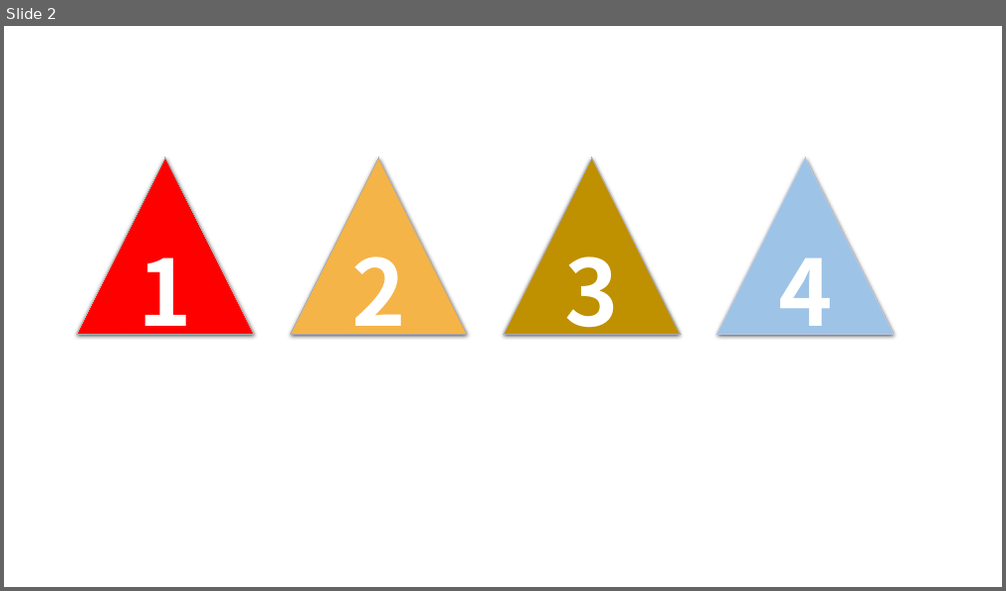
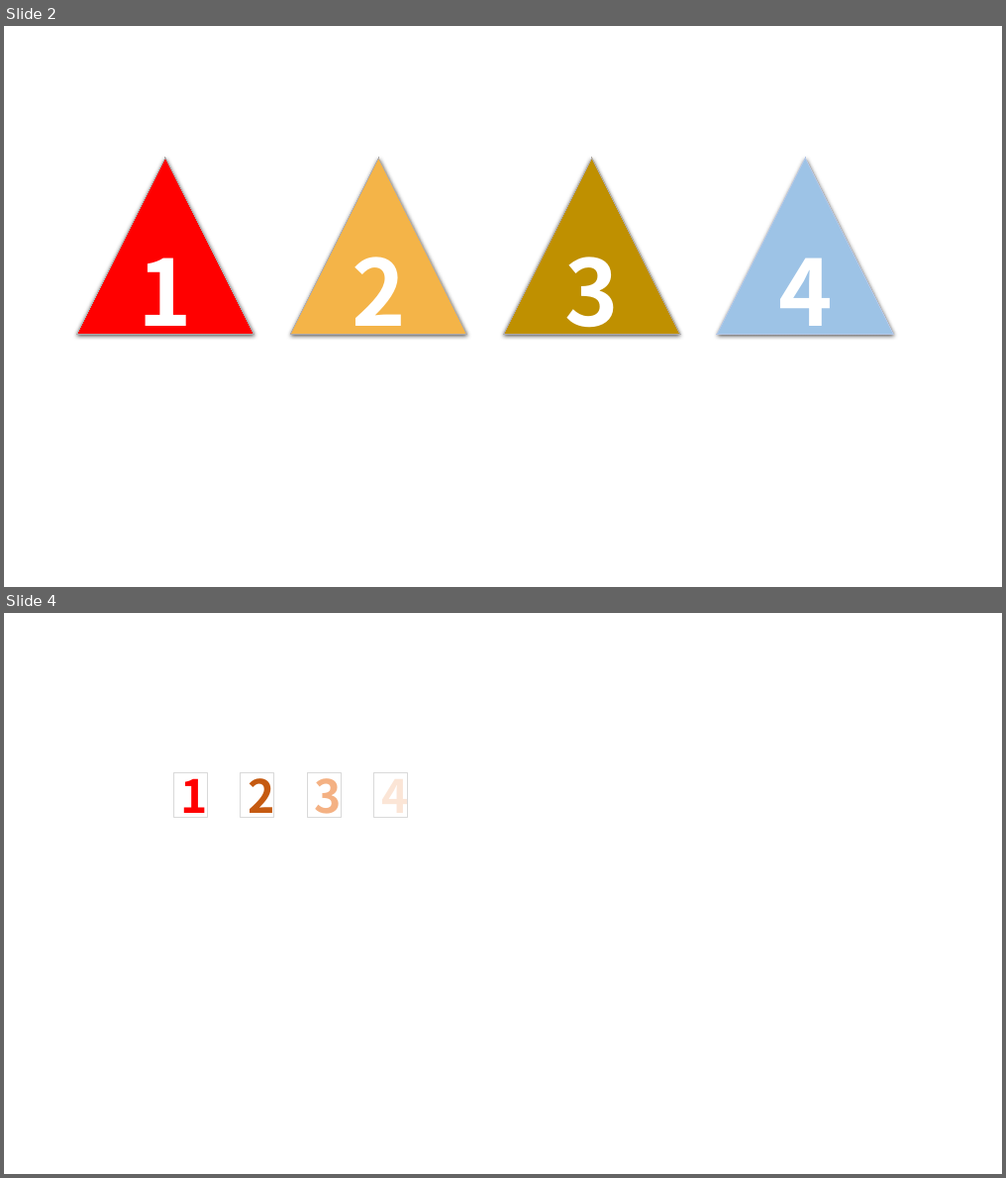
Before and after one commit to featzhang/flake-todo, a slide deck: docs/design/design-20210219.pptx. Shown one above the other, each under a label of ours: slide 2 before the commit, slides 2 and 4 after it; the slides between them are not shown. The pictures are 1006x591 and 1006x1178 pixels, drawn with LibreOffice and Linux fonts; fonts in the diff are those of the drawing. Boxes give left, top, right and bottom in pixels: in the first picture for what was removed or moved away, otherwise in the second. Text is boxed around its words. In the diff, an @@ line names an element or a change of style, - is before the commit and + after.

```diff
--- a/docs/design/design-20210219.pptx
+++ b/docs/design/design-20210219.pptx
@@ slide 4 added at [4, 613, 1002, 1174], background #FFFFFF @@
@@ rectangle added at [173, 773, 207, 818], outline #D9D9D9 0.75 pt, 44 pt, text #FF0000, bold @@
+1
@@ rectangle added at [241, 773, 274, 818], outline #D9D9D9 0.75 pt, 44 pt, text #C55A11, bold @@
+2
@@ rectangle added at [307, 773, 341, 818], outline #D9D9D9 0.75 pt, 44 pt, text #F4B183, bold @@
+3
@@ rectangle added at [374, 773, 408, 818], outline #D9D9D9 0.75 pt, 44 pt, text #FBE5D6, bold @@
+4
```
Also in this commit, not shown: 1 other slide added, 13 other files.
